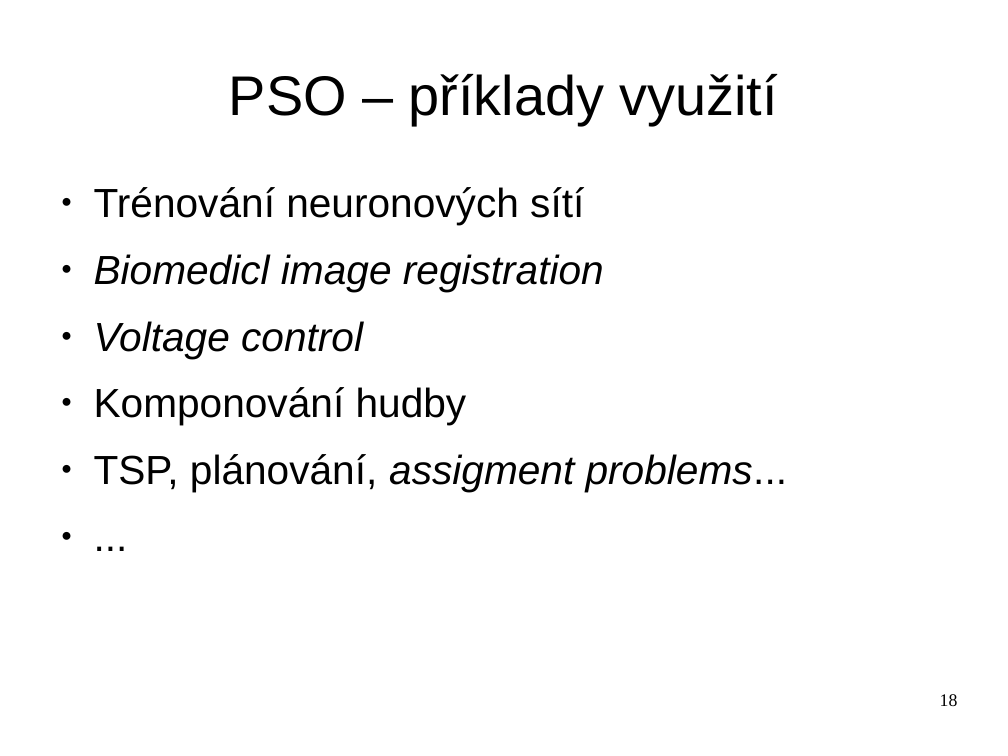
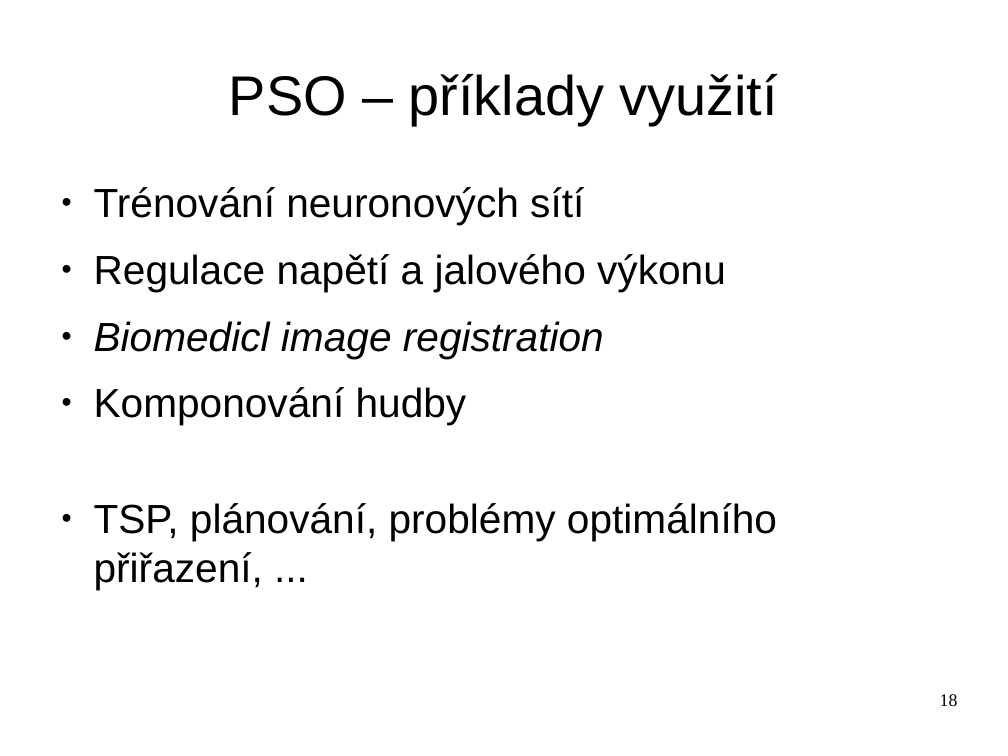
Before and after one commit to hellerstanislav/sin, a slide deck: slide 18 of presentation/swarm.odp. Drawn at 1008x756 pixels with LibreOffice and Linux fonts; fonts in the diff are those of the drawing. Boxes give left, top, right and bottom in pixels: in the first picture for what was removed or moved away, otherwise in the second. Text is boxed around its words. In the diff, an @@ line names an element or a change of style, - is before the commit and + after.

```diff
--- a/presentation/swarm.odp
+++ b/presentation/swarm.odp
@@ text at [94,254,726,292]: paragraph added @@
+● Regulace napětí a jalového výkonu
@@ text at [94,321,363,358]: paragraph removed @@
-● Voltage control
@@ text at [94,503,777,589]: text changed @@
-● TSP, plánování, assigment problems...
-● ...
+● TSP, plánování, problémy optimálního přiřazení, ...
```
Also in this commit, not shown: 7 other slides changed, 3 other files.
